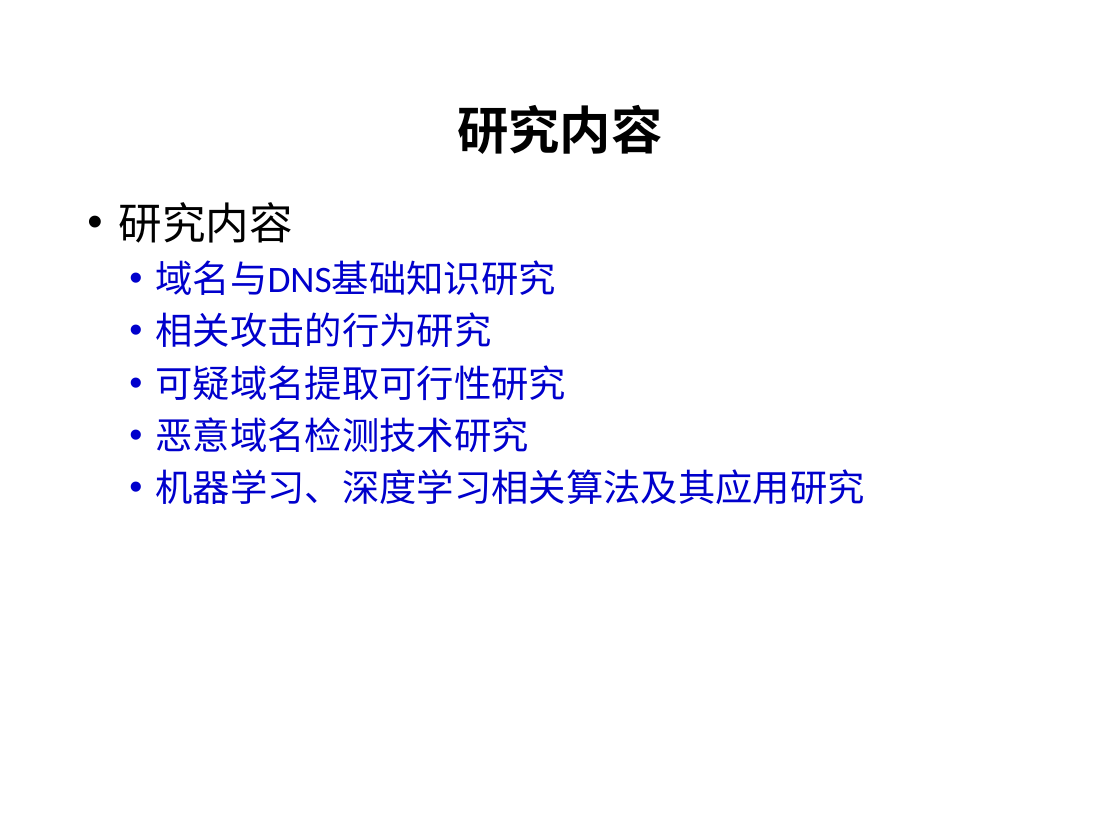
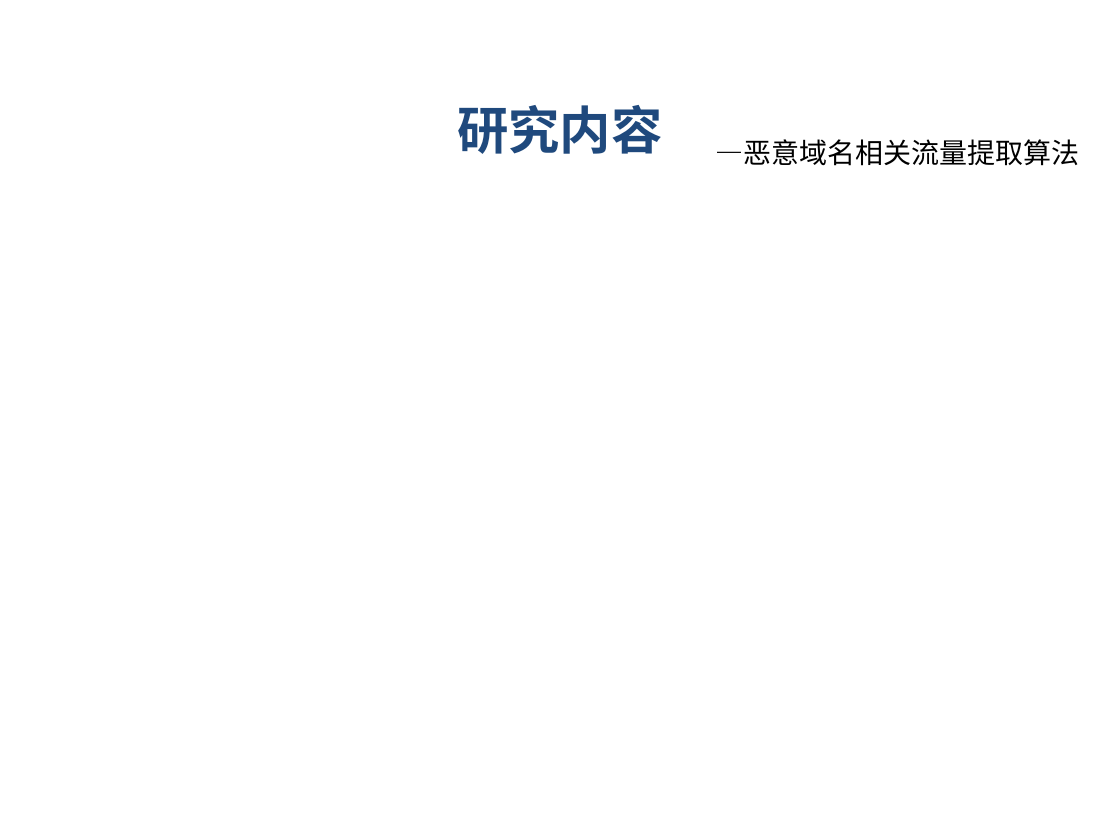
Before and after one commit to pDeathlok/GraduationDesign, a slide deck: slide 26 of 毕业设计_word/最终/恶意域名检测技术研究_答辩.pptx (slide 10 before the commit). Drawn at 1120x840 pixels with LibreOffice and Linux fonts; fonts in the diff are those of the drawing; grey boxes stand for pictures; background and template pictures are left out. Boxes give left, top, right and bottom in pixels: in the first picture for what was removed or moved away, otherwise in the second. Text is boxed around its words. In the diff, an @@ line names an element or a change of style, - is before the commit and + after.

```diff
--- a/毕业设计_word/最终/恶意域名检测技术研究_答辩.pptx
+++ b/毕业设计_word/最终/恶意域名检测技术研究_答辩.pptx
@@ title "研究内容" at [457, 105, 662, 154]: text colour #000000 to #1F497D @@
@@ text added at [715, 139, 1079, 166], 18 pt, text #000000 @@
+—恶意域名相关流量提取算法
@@ text removed at [119, 202, 865, 504] @@
-• 研究内容
-  • 域名与DNS基础知识研究
-  • 相关攻击的行为研究
-  • 可疑域名提取可行性研究
-  • 恶意域名检测技术研究
-  • 机器学习、深度学习相关算法及其应用研究
```
Also in this commit, not shown: 4 other slides changed, 38 slides added, 15 slides removed, 3 other files.
